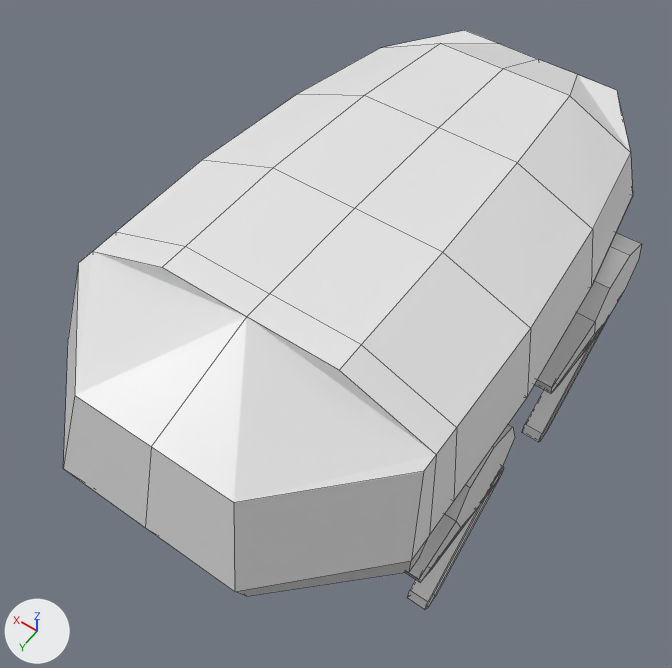
What one commit did to the Blender file Originals/Models/Characters/Dog.blend.
The view is the same before and after, from a camera (50 mm lens) standing at (-0.913, 1.356, 1.947) and looking at (0.093, -0.053, -0.268). The axes (+X, +Y, +Z) are drawn at lower left. The lights are the same throughout. Mesh edges are drawn as thin lines.

The scene before the commit, as lines of its bpy script (objects in view):
```python
me_cube = bpy.data.meshes.new('Cube')
me_cube.from_pydata(...)  # 370 vertices, 307 faces, 8 loose edges; spans x -0.54..0.54, y -1.07..0.83, z -1.01..0.35
# faces by material slot: [88, 35, 184]
me_cube.materials.append(mat_blackdog)  # light grey #e0e0e0
me_cube.materials.append(mat_fibreback)  # white #e7e7e7
me_cube.materials.append(mat_legs)  # white #e7e7e7
ob_dogmesh = bpy.data.objects.new('DogMesh', me_cube)
ob_dogmesh.location = (0.0, 0.0, 0.0)
```
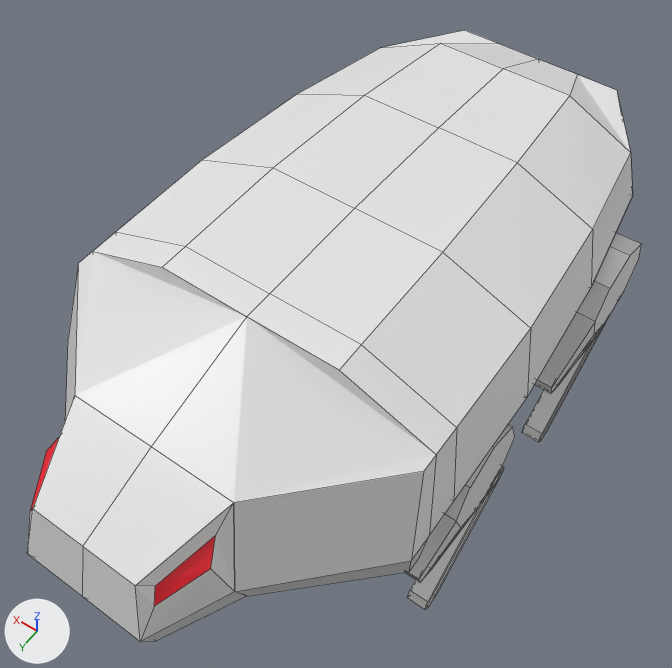
Changed parts and their boxes [x1, y1, x2, y2] in the pictures (672 x 668 px):
'DogMesh', reshaped (6% wider)
    before: [63, 30, 642, 609]
    after: [27, 30, 642, 642]
part 1 of me_cube, built on
    before: [64, 396, 235, 592]
    after: [27, 396, 246, 642]

The change in detail:
Material 'Eyes' (mat_eyes) is new.
Its base color is (0.8, 0.00578, 0.0194) (red #e71126).
me_cube is used by ob_dogmesh; location (0.0, 0.0, 0.0).
me_cube had 370 vertices, 307 faces, 8 loose edges and spanned x -0.54..0.54, y -1.07..0.83, z -1.01..0.35.
me_cube now has 394 vertices, 331 faces, 8 loose edges and spans x -0.54..0.54, y -1.07..1.03, z -1.01..0.35.
Part 1, on me_cube:
1 vertex is removed from x 0.0, y 0.83, z 0.0.
4 faces are deleted.
25 vertices are added at x -0.26..0.26, y 0.75..1.03, z -0.25..0.25.
26 new faces join them, mat_blackdog (light grey #e0e0e0).
2 new faces join them, mat_eyes (red #e71126).
me_cube now uses material mat_eyes (red #e71126).
